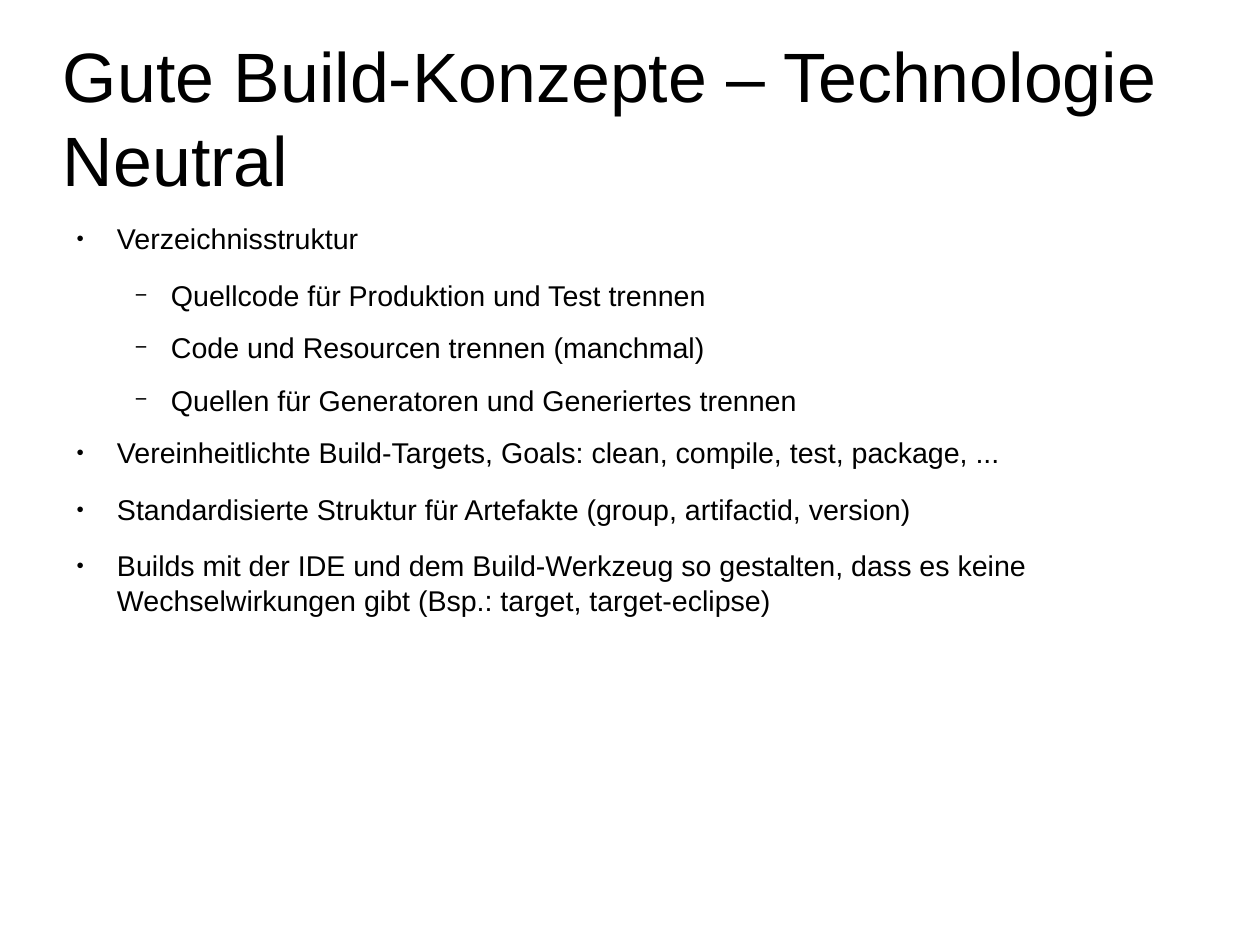
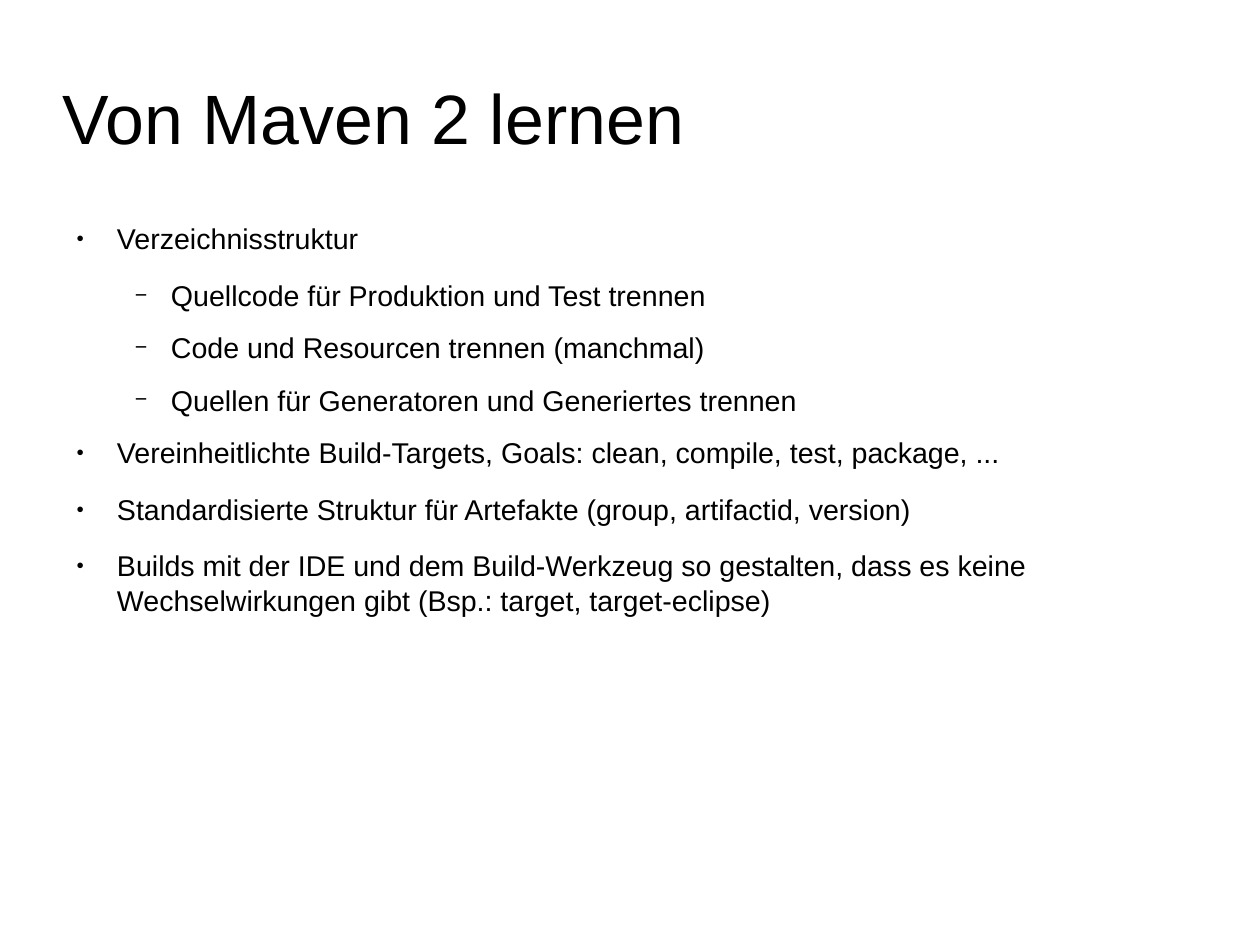
Before and after one commit to herrwieger/experttrainingbuildsystems, a slide deck: slide 16 of praesentationen/maven2.odp (slide 12 before the commit). Drawn at 1260x945 pixels with LibreOffice and Linux fonts; fonts in the diff are those of the drawing. Boxes give left, top, right and bottom in pixels: in the first picture for what was removed or moved away, otherwise in the second. Text is boxed around its words. In the diff, an @@ line names an element or a change of style, - is before the commit and + after.

```diff
--- a/praesentationen/maven2.odp
+++ b/praesentationen/maven2.odp
@@ title at (x1=63, y1=93, x2=684, y2=145): text changed @@
-Gute Build-Konzepte – Technologie Neutral
+Von Maven 2 lernen
```
Also in this commit, not shown: 7 other slides changed, 7 slides added, 3 slides removed.
